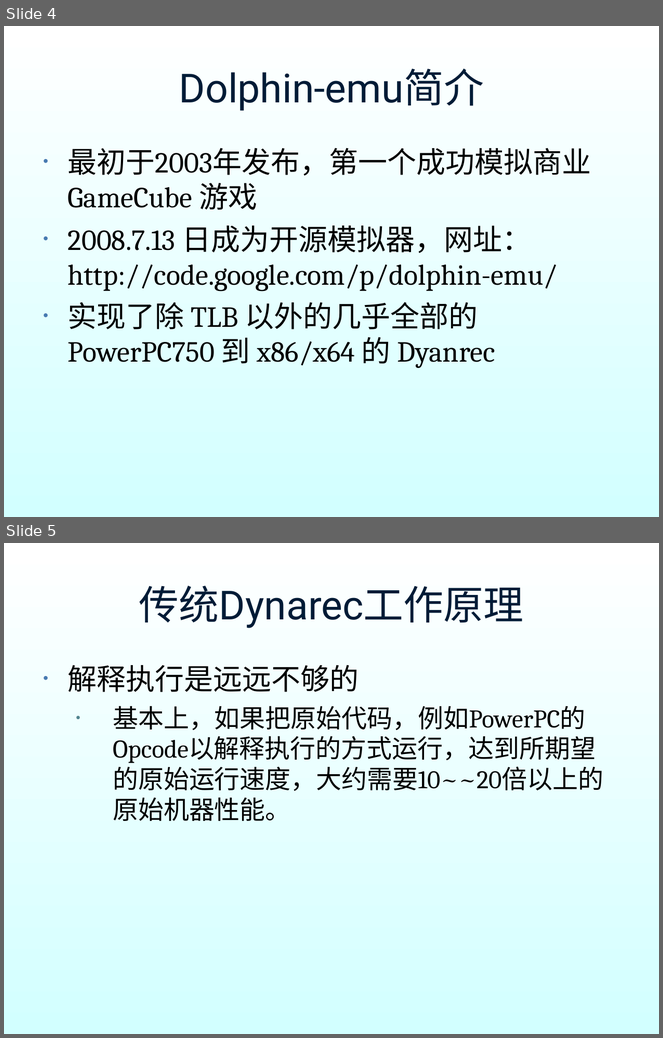
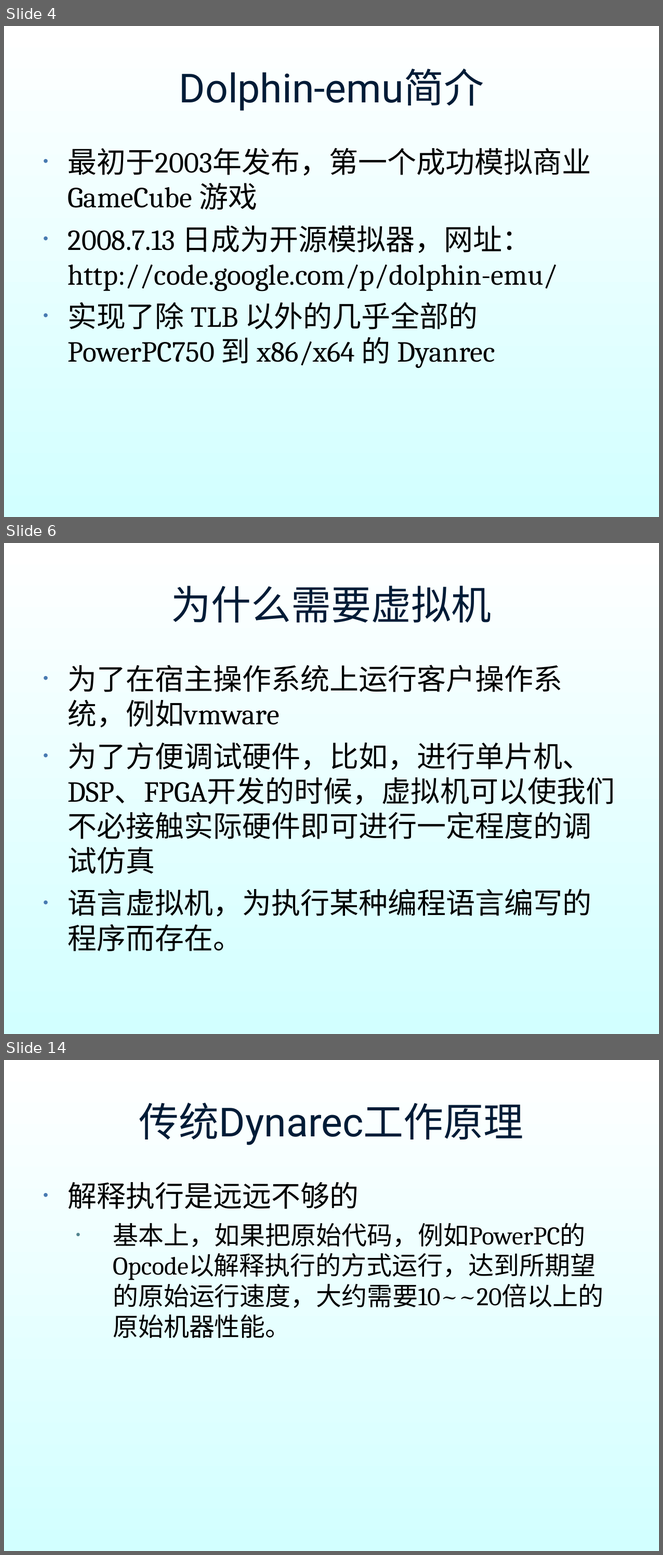
Before and after one commit to hyperiris/openhyper, a slide deck: dynarec_ppt/dynarec.ppt. Shown one above the other, each under a label of ours: slides 4 and 5 before the commit, slides 4, 6 and 14 after it; the slides between them are not shown. The pictures are 663x1038 and 663x1555 pixels, drawn with LibreOffice and Linux fonts; fonts in the diff are those of the drawing; background and template pictures are left out. Boxes give left, top, right and bottom in pixels: in the first picture for what was removed or moved away, otherwise in the second. Text is boxed around its words. In the diff, an @@ line names an element or a change of style, - is before the commit and + after.

```diff
--- a/dynarec_ppt/dynarec.ppt
+++ b/dynarec_ppt/dynarec.ppt
@@ slide 6 added at [4, 543, 659, 1034], background gradient #FFFFFF to #D2FFFF @@
@@ title added at [171, 586, 492, 623], 44 pt, text #001B36 @@
+为什么需要虚拟机
@@ text added at [68, 665, 615, 952], 32 pt, text #000000 @@
+• 为了在宿主操作系统上运行客户操作系统，例如vmware
+• 为了方便调试硬件，比如，进行单片机、DSP、FPGA开发的时候，虚拟机可以使我们不必接触实际硬件即可进行一定程度的调试仿真
+• 语言虚拟机，为执行某种编程语言编写的程序而存在。
@@ what was slide 5 is now slide 14 @@
```
Also in this commit, not shown: 1 slide changed, 8 other slides added.
